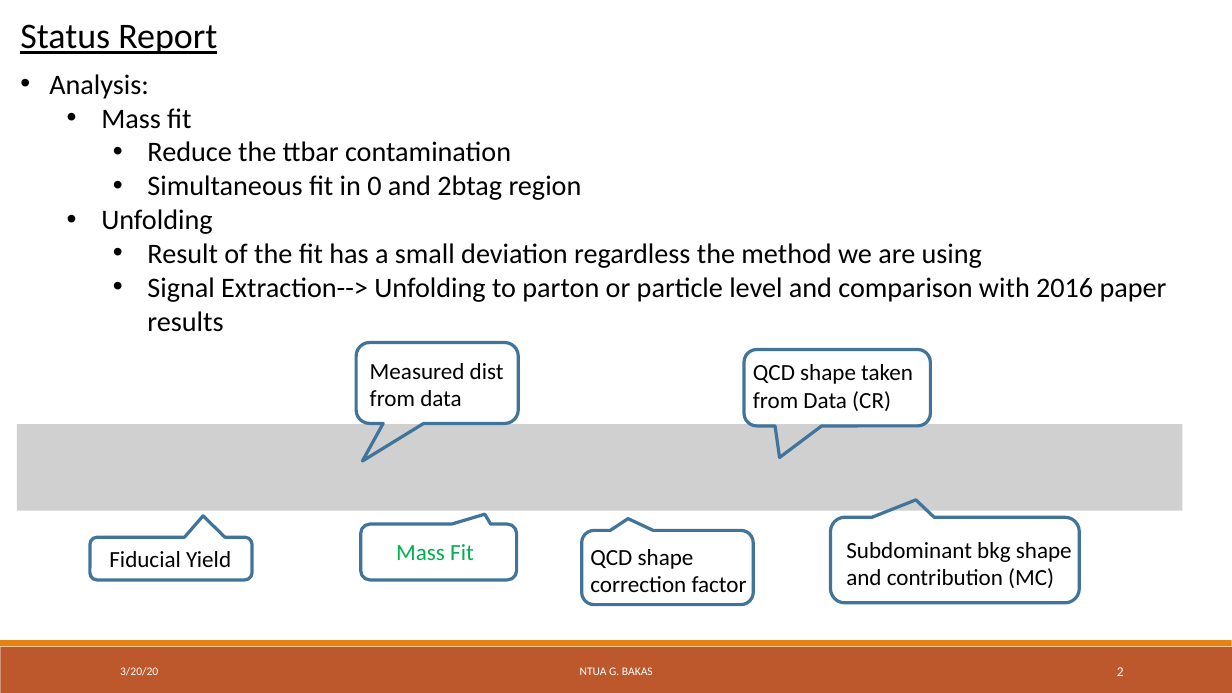
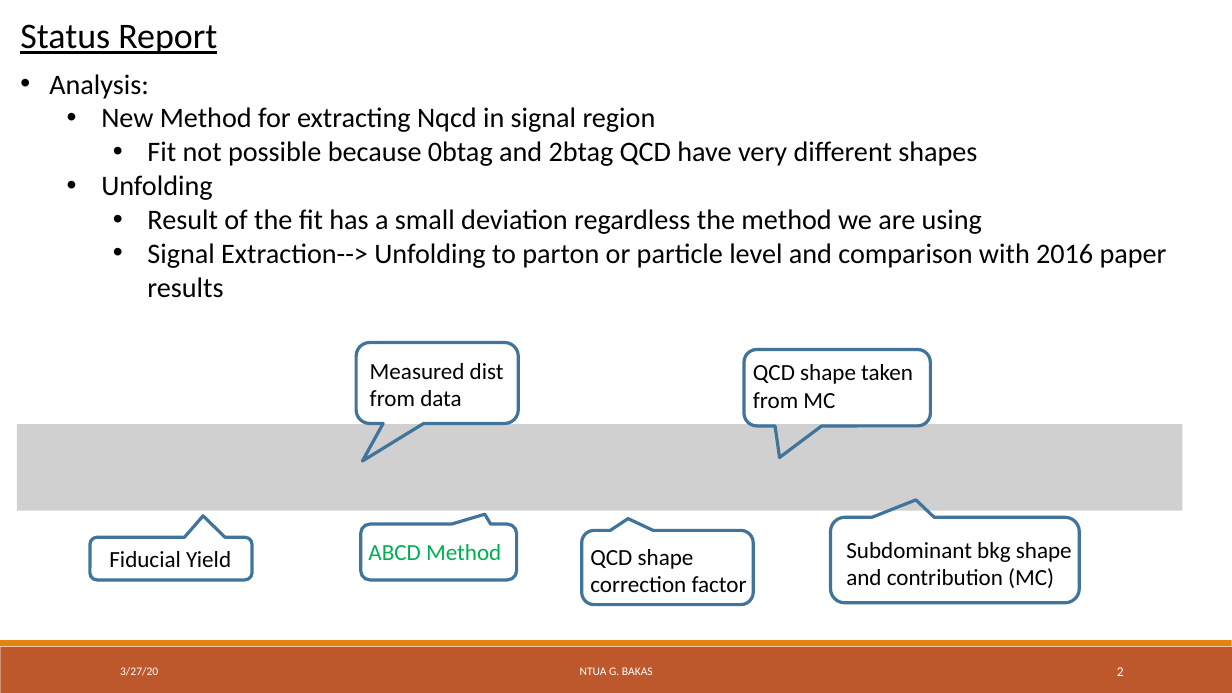
Before and after one commit to georgebakas/HEP-NTUA, a slide deck: slide 2 of Weekly Meetings/HEP_Weekly_20March2020.pptx. Drawn at 1232x693 pixels with LibreOffice and Linux fonts; fonts in the diff are those of the drawing; grey boxes stand for pictures; background and template pictures are left out. Boxes give left, top, right and bottom in pixels: in the first picture for what was removed or moved away, otherwise in the second. Text is boxed around its words. In the diff, an @@ line names an element or a change of style, - is before the commit and + after.

```diff
--- a/Weekly Meetings/HEP_Weekly_20March2020.pptx
+++ b/Weekly Meetings/HEP_Weekly_20March2020.pptx
@@ text at box(101, 107, 977, 166): text changed @@
-  • Mass fit
-    • Reduce the ttbar contamination
-    • Simultaneous fit in 0 and 2btag region
+  • New Method for extracting Nqcd in signal region
+    • Fit not possible because 0btag and 2btag QCD have very different shapes
@@ text at box(753, 364, 913, 408): text changed @@
-QCD shape taken from Data (CR)
+QCD shape taken from MC
@@ text at box(368, 544, 501, 560): text changed @@
-Mass Fit
+ABCD Method
@@ text at box(120, 667, 158, 676): text changed @@
-3/20/20
+3/27/20
```
Also in this commit, not shown: 1 other slide changed, 1 slide added, 39 other files.
